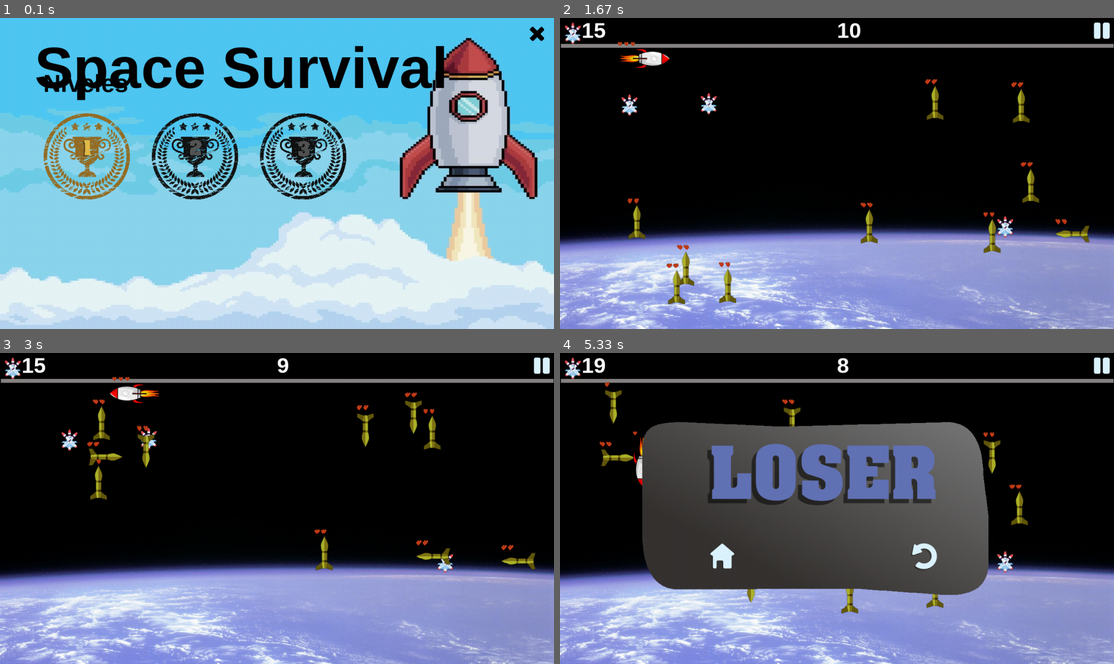
Above: before the commit, frames 1-4 (two rows, left to right).
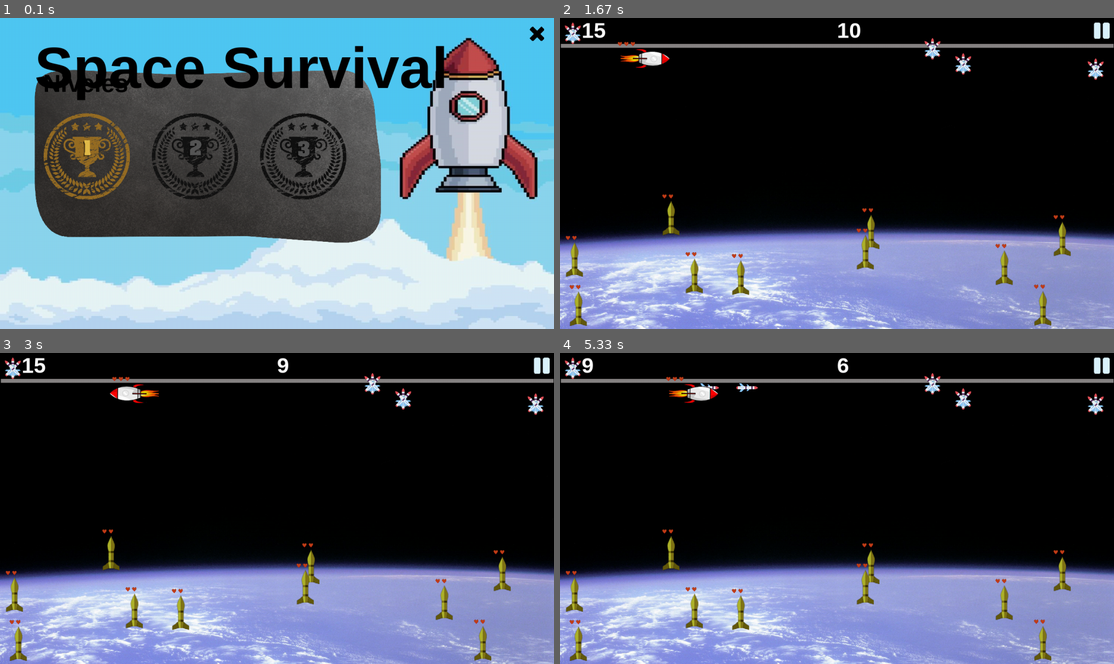
Above: after the commit, the same moments.

Repository: FrancoBulotas/juegos_pygame
Game: pygame game, started from juego_final/main.py
The game is run twice, just before and just after one commit, with the same random seed, the same clock (stepped at 60 frames per second) and the same inputs.
Inputs (mouse positions are in pixels of both pictures, inside the frame that each line leads up to):
- Up to frame 1 (0.1 s): no input
- Up to frame 2 (1.67 s): press the mouse at (648, 161) at 0.37 s; move the mouse to (770, 201) at 0.47 s; release the mouse at (892, 241) at 0.6 s; press the mouse at (1102, 30) at 0.7 s; move the mouse to (986, 89) at 0.8 s; release the mouse at (875, 148) at 0.93 s; click (925, 220) at 1.05 s; hold D from 1.33 s (still down)
- Up to frame 3 (3 s): release D at 1.8 s; hold W 1.83-2.13 s; hold D 2.17-2.63 s; hold A from 2.67 s (still down)
- Up to frame 4 (5.33 s): release A at 3.2 s; hold S 3.23-3.53 s; tap Space at 3.57, 3.97, 4.27, 4.4, 4.8, 5.1 s; hold A 3.9-4.3 s; hold W 4.33-4.7 s; hold D from 4.73 s (still down)

The runs differ from the first frame. In frame 1, 28% of the frame differs, in the area x 6-69%, y 16-73%; in frame 2, 3.9%; in frame 3, 3.9%; in frame 4, 36%, in the area x 1-99%, y 1-100%.

Commit message:
primer nivel casi listo

Diff:
--- a/juego_final/constantes.py
+++ b/juego_final/constantes.py
@@ -14,7 +14,7 @@
 ALTURA_MENU_SUPERIOR = 80
 
 VELOCIDAD_PERSONAJE = 7
-VELOCIDAD_ENEMIGO = 3
+VELOCIDAD_ENEMIGO = 0
 VIDAS_PERSONAJE = 3
 VIDA_ENEMIGO = 2
 MUNICION_PERSONAJE = 15
--- a/juego_final/enemigos.py
+++ b/juego_final/enemigos.py
@@ -4,7 +4,7 @@
 from vida import Vida
 
 
-class Enemigo(pygame.sprite.Sprite):
+class Misil(pygame.sprite.Sprite):
     def __init__(self):
         super().__init__()
         self.image = pygame.image.load(RECURSOS + "enemigos\\cohete-arriba.png")
@@ -25,7 +25,7 @@
         self.rect = self.image.get_rect()
         self.rect.x = random.randint(0, ANCHO_PANTALLA - self.rect.width)
         self.rect.y = random.randint((ALTO_PANTALLA - 300), ALTO_PANTALLA - self.rect.height)
-        self.mask_misil = pygame.mask.from_surface(self.image)
+        #self.mask = pygame.mask.from_surface(self.image)
 
         self.velocidad_x = random.randint(-VELOCIDAD_ENEMIGO, VELOCIDAD_ENEMIGO)
         self.velocidad_y = random.randint(-VELOCIDAD_ENEMIGO, VELOCIDAD_ENEMIGO)
@@ -59,16 +59,17 @@
             self.velocidad_y *= -1
             self.image = self.imagen_arriba
 
-        # Verifico si la bala del personaje le pega al misil
-        for bala in grupo_balas:
-            if self.rect.colliderect(bala.rect):
-                self.vida -= 1
+        # # Verifico si la bala del personaje le pega al misil
+        # for bala in grupo_balas:
+        #     #if pygame.sprite.collide_mask(bala, self.mask):
+        #     if bala.rect.colliderect(self.rect):
+        #         self.vida -= 1
 
-                for vida in self.vidas_misil: # Eliminamos la imagen de la vida del misil al que el personaje impacta con sus balas
-                    vida.kill()
-                    break
+        #         for vida in self.vidas_misil: # Eliminamos la imagen de la vida del misil al que el personaje impacta con sus balas
+        #             vida.kill()
+        #             break
 
-                bala.kill()
+        #         bala.kill()
         #si se queda sin vida chau misil
         if self.vida <= 0:
             self.kill()
--- a/juego_final/main(viejo).py
+++ b/juego_final/main(viejo).py
@@ -1,7 +1,7 @@
 import pygame
 from pygame.locals import *
 from personaje import Personaje, BalaExtra
-from enemigos import Enemigo
+from enemigos import Misil
 from constantes import *
 from menu import Menu
 from niveles import *
--- a/juego_final/main.py
+++ b/juego_final/main.py
@@ -49,10 +49,12 @@
 
                 if menu.seleccion is not None and menu.seleccion == "salir":
                     juego_corriendo = False
-                elif menu.seleccion is not None and menu.seleccion.texto == "NIVEL I":
+                elif menu.seleccion is not None and menu.seleccion == "NIVEL I":
                     ingreso_nivel_uno = True
                     menu_activo = False
                 #elif menu.seleccion is not None and menu.seleccion.texto == "Primer Nivel":
+
+                menu.seleccion = ""
 
     # Control del tiempo
     tiempo_transcurrido = pygame.time.get_ticks() - tiempo_inicial  # Tiempo en milisegundos transcurridos desde el inicio del juego
@@ -76,6 +78,7 @@
                     nivel_uno.nivel_terminado = True
                     menu_activo = False
 
+
     pygame.display.flip() # Actualizar la pantalla
     reloj.tick(60)
 
--- a/juego_final/menu.py
+++ b/juego_final/menu.py
@@ -21,6 +21,11 @@
     def dibujar(self):
         PANTALLA_JUEGO.blit(self.imagen_cerrar, self.rect_cerrar)
 
+        imagen_fondo_niveles =  pygame.image.load(RECURSOS + "menu\\fondo-menu-fin-1.png")
+        imagen_fondo_niveles = pygame.transform.scale(imagen_fondo_niveles, (800, 400))
+        PANTALLA_JUEGO.blit(imagen_fondo_niveles, (80, ALTO_PANTALLA - 600))
+
+
         fuente_titulo = pygame.font.SysFont("Arial Black", 120)
         texto_titulo = fuente_titulo.render("Space Survival", True, (0,0,0))
         PANTALLA_JUEGO.blit(texto_titulo, (80,40))
@@ -39,7 +44,7 @@
 
         for opcion in self.opciones:
             if opcion.esta_seleccionado(mouse_pos):
-                self.seleccion = opcion
+                self.seleccion = opcion.texto
 
 
 # Clase para representar una opción del menú
--- a/juego_final/nivel_uno.py
+++ b/juego_final/nivel_uno.py
@@ -3,7 +3,7 @@
 from pygame.locals import *
 from personaje import Personaje, BalaExtra
 from vida import Vida
-from enemigos import Enemigo
+from enemigos import Misil
 
 
 class NivelUno:
@@ -31,7 +31,7 @@
         self.grupo_misiles = pygame.sprite.Group()
         # Crear misiles
         for i in range(CANTIDAD_MISILES_NIVEL_UN0):
-            misil = Enemigo()
+            misil = Misil()
             self.grupo_misiles.add(misil)
         # Variables de estado del juego
         self.cronometro = TIEMPO_NIVEL_UNO
@@ -45,6 +45,7 @@
         self.juego_en_pausa = False
 
 
+
     def desarrollo(self, mouse_pos, nivel_uno) -> bool:
         """
         - Se encarga de la ejecucion principal del nivel uno.
@@ -55,8 +56,8 @@
         if not self.juego_en_pausa:
             #self.verificar_colisiones(mouse_pos)
             # Chequear variables del estado del juego
-            self.nivel_terminado, self.cronometro, self.resultado_ganador = self.chequeo_estado_juego()
-            if  self.nivel_terminado:
+            self.chequeo_estado_juego()
+            if self.nivel_terminado:
                 return  self.nivel_terminado, self.resultado_ganador
 
             PANTALLA_JUEGO.blit(self.fondo, (0, ALTURA_MENU_SUPERIOR - 10)) # Fondo de pantalla
@@ -64,12 +65,11 @@
 
             # Agregamos municion extra
             self.grupo_balas_extra.update()
-
+            # Actualizamos balas del personaje
+            self.grupo_balas_personaje.update()
             # Actualizar y dibujar los misiles, balas y vidas
-            for i in range(VIDA_ENEMIGO):
-                self.grupo_misiles.update(self.grupo_balas_personaje)
-
-            self.grupo_balas_personaje.update()
+
+            self.grupo_misiles.update(self.grupo_balas_personaje)
 
             for i in range(len(self.vidas_personaje)):
                 self.vidas_personaje.update(self.personaje, i)
@@ -79,34 +79,40 @@
 
             # Actualizar la posición del personaje
             self.personaje.chequeo_teclas(self.grupo_balas_personaje)
-        # else:
-        #     self.menu_fin(mouse_pos)
-        # Verificar colisiones
+
+
         self.verificar_colisiones(mouse_pos)
 
         return self.nivel_terminado, self.resultado_ganador
 
 
-    def chequeo_estado_juego(self) -> bool and int:
+    def chequeo_estado_juego(self) -> None:
         """
         - Se encarga de verificar si el nivel termino o no en base a vida, cantidad de enemigos, municion y tiempo.
         - No recibe nada.
-        - Retorna si el nivel termino o no(bool), el cronometro(int) y el resultado(bool).
+        - No retorna nada.
         """
         # Verificar el número de vidas del personaje
         if self.vida_personaje <= 0:
-                # nivel_terminado, cronometro, resultado_ganador
-            return True, 0, False
+            self.nivel_terminado = True
+            self.cronometro = 0
+            self.resultado_ganador = True
+
         elif len(self.grupo_misiles) <= 0:
-            # Unica forma de ganar
-            return True, 0, True
+            self.nivel_terminado = True
+            self.cronometro = 0
+            self.resultado_ganador = True
+
         # si se queda sin balas
         elif len(self.grupo_misiles) > 0 and (self.personaje.contador_municion == 0 and len(self.grupo_balas_extra) == 0):
-            return True, 0, False
+            self.nivel_terminado = True
+            self.cronometro = 0
+            self.resultado_ganador = False
+
         elif self.cronometro < 0:
-            return True, -1, False
-
-        return False, self.cronometro, self.resultado_ganador
+            self.nivel_terminado = True
+            self.cronometro = -1
+            self.resultado_ganador = False
 
 
     def verificar_colisiones(self, mouse_pos) -> None:
@@ -118,12 +124,10 @@
         # Obtener la posición del personaje y los objetos
         posicion_personaje = self.personaje.rect
 
-        # pygame.sprite.spritecollide(self.personaje, self.grupo_misiles, False, pygame.sprite.collide_mask)
         for misil in self.grupo_misiles:
             if not misil.colision and pygame.sprite.collide_mask(self.personaje, misil):
                 # Sacamos de a una vida si hubo un choque
                 for vidas in self.vidas_personaje:
-                    print(self.vida_personaje)
                     vidas.kill()
                     break
                 self.vida_personaje -= 1
@@ -132,9 +136,8 @@
             if not pygame.sprite.collide_mask(self.personaje, misil):
                 misil.colision = False
 
-        # Verificar colisiones entre personaje y balas extra
         for bala_extra in self.grupo_balas_extra:
-            if posicion_personaje.colliderect(bala_extra.rect):
+            if pygame.sprite.collide_mask(self.personaje, bala_extra):
                 self.personaje.contador_municion += MUNICION_POR_BALAS_EXTRA
                 bala_extra.kill()
 
@@ -143,6 +146,16 @@
             self.juego_en_pausa = True
             self.nivel_terminado = True
 
+        # Verifico si la bala del personaje le pega al misil
+        for bala in self.grupo_balas_personaje:
+            for misil in self.grupo_misiles:
+                if pygame.sprite.collide_mask(bala, misil):
+                    misil.vida -= 1
+                    for vida in misil.vidas_misil: # Eliminamos la imagen de la vida del misil al que el personaje impacta con sus balas
+                        vida.kill()
+                        break
+
+                    bala.kill()
 
 
     def dibujar_barra_superior(self) -> None:
@@ -180,63 +193,61 @@
         - Recibe la posicion del mouse.
         - Retorna si el menu esta activo(bool), si el nivel termino(bool) y la instacia del nivel uno creada nuevamente.
         """
-        imagen_fondo_menu =  pygame.image.load(RECURSOS + "menu\\fondo-menu-fin.png")
+        imagen_fondo_menu =  pygame.image.load(RECURSOS + "menu\\fondo-menu-fin-1.png")
         imagen_fondo_menu = pygame.transform.scale(imagen_fondo_menu, (800, 400))
         PANTALLA_JUEGO.blit(imagen_fondo_menu, ((ANCHO_PANTALLA // 2) - 450, ALTO_PANTALLA // 2 - 200))
-
 
         imagen_volver_a_jugar = pygame.image.load(RECURSOS + "menu\\repeat.png")
         rect_volver_a_jugar = imagen_volver_a_jugar.get_rect()
         rect_volver_a_jugar.x = (ANCHO_PANTALLA // 2) + 170
         rect_volver_a_jugar.y = (ALTO_PANTALLA // 2) + 80
-        if not self.juego_en_pausa:
-            PANTALLA_JUEGO.blit(imagen_volver_a_jugar, rect_volver_a_jugar)
+        PANTALLA_JUEGO.blit(imagen_volver_a_jugar, rect_volver_a_jugar)
 
         imagen_volver_al_menu = pygame.image.load(RECURSOS + "menu\\home.png")
         rect_volver_al_menu = imagen_volver_al_menu.get_rect()
-        rect_volver_al_menu.x = (ANCHO_PANTALLA // 2) - 300
+        rect_volver_al_menu.x = (ANCHO_PANTALLA // 2) - 350
         rect_volver_al_menu.y = (ALTO_PANTALLA // 2) + 80
         PANTALLA_JUEGO.blit(imagen_volver_al_menu, rect_volver_al_menu)
 
+        imagen_play = pygame.image.load(RECURSOS + "menu\\play.png")
+        rect_play = imagen_play.get_rect()
+        rect_play.x = (ANCHO_PANTALLA // 2) - 90
+        rect_play.y = ALTO_PANTALLA // 2 + 80
+        if self.juego_en_pausa and self.nivel_terminado: #and not self.menu_activo:
+            PANTALLA_JUEGO.blit(imagen_play, rect_play)
+
+
         if self.resultado_ganador and not self.juego_en_pausa:
             imagen_ganador = pygame.image.load(RECURSOS + "menu\\WINNER.png")
-            PANTALLA_JUEGO.blit(imagen_ganador, ((ANCHO_PANTALLA // 2) - 350, ALTO_PANTALLA // 2 - 150))
+            PANTALLA_JUEGO.blit(imagen_ganador, ((ANCHO_PANTALLA // 2) - 370, ALTO_PANTALLA // 2 - 150))
 
         elif not self.resultado_ganador and not self.juego_en_pausa:
             imagen_perdedor = pygame.image.load(RECURSOS + "menu\\LOSER.png")
-            PANTALLA_JUEGO.blit(imagen_perdedor, ((ANCHO_PANTALLA // 2) - 300, ALTO_PANTALLA // 2 - 150))
-
-
-        if self.juego_en_pausa and self.nivel_terminado:
-            imagen_pausa = pygame.image.load(RECURSOS + "menu\\play.png")
-            rect_play = imagen_pausa.get_rect()
-            rect_play.x = (ANCHO_PANTALLA // 2) + 170
-            rect_play.y = ALTO_PANTALLA // 2 + 80
-            PANTALLA_JUEGO.blit(imagen_pausa, rect_play)
+            PANTALLA_JUEGO.blit(imagen_perdedor, ((ANCHO_PANTALLA // 2) - 320, ALTO_PANTALLA // 2 - 150))
+
 
         if pygame.mouse.get_pressed()[0]:
-            if rect_volver_a_jugar.collidepoint(mouse_pos) and not self.juego_en_pausa:
+            if rect_volver_a_jugar.collidepoint(mouse_pos):
                 nivel_uno = NivelUno()
                 self.menu_activo = False
                 self.nivel_terminado = False
-                return self.menu_activo, self.nivel_terminado, nivel_uno
-            # elif rect_volver_a_jugar.collidepoint(mouse_pos) and self.juego_en_pausa:
-            #     self.menu_activo = False
-            #     self.nivel_terminado = False
-            #     return self.menu_activo, self.nivel_terminado, self.nivel_uno
+                return self.menu_activo, self.nivel_terminado, nivel_uno,
+
             if rect_play.collidepoint(mouse_pos) and self.juego_en_pausa:
                 self.juego_en_pausa = False
                 self.menu_activo = False
                 self.nivel_terminado = False
-                return self.menu_activo, self.nivel_terminado, self.nivel_uno
+                return self.menu_activo, self.nivel_terminado, self.nivel_uno,
 
             if rect_volver_al_menu.collidepoint(mouse_pos):
                 nivel_uno = NivelUno()
                 self.menu_activo = True
                 self.nivel_terminado = False
-                return self.menu_activo, self.nivel_terminado, nivel_uno
-
-
+                return self.menu_activo, self.nivel_terminado, nivel_uno,
+
+
+    def recursos_menu_fin(self):
+        pass
 
     # ------------------------------VERIFICAR COLISIONES ANTES DE MASKS----------------------------------------------------------
         # Verificar colisiones entre el personaje y los misiles
@@ -254,3 +265,10 @@
         #     # Si el misil no le esta pegando al personaje, misil.colision vuelve a false.
         #     if not posicion_personaje.colliderect(posicion_misil):
         #         misil.colision = False
+
+
+        # Verificar colisiones entre personaje y balas extra
+        # for bala_extra in self.grupo_balas_extra:
+        #     if posicion_personaje.colliderect(bala_extra.rect):
+        #         self.personaje.contador_municion += MUNICION_POR_BALAS_EXTRA
+        #         bala_extra.kill()
--- a/juego_final/niveles(viejo).py
+++ b/juego_final/niveles(viejo).py
@@ -3,7 +3,7 @@
 from pygame.locals import *
 from personaje import Personaje, BalaExtra
 from vida import Vida
-from enemigos import Enemigo
+from enemigos import Misil
 
 def generar_elementos_nivel_uno():
     # Crear el personaje
@@ -26,7 +26,7 @@
     grupo_misiles = pygame.sprite.Group()
     # Crear misiles
     for i in range(CANTIDAD_MISILES_NIVEL_UN0):
-        misil = Enemigo()
+        misil = Misil()
         grupo_misiles.add(misil)
 
     return personaje, grupo_balas, grupo_balas_extra, vidas_personaje, grupo_misiles
--- a/juego_final/personaje.py
+++ b/juego_final/personaje.py
@@ -11,7 +11,7 @@
         self.image = pygame.transform.scale(self.image, (50, 100))
         self.rect = self.image.get_rect()
         # Creamos el mask del personaje
-        self.mask_nave = pygame.mask.from_surface(self.image)
+        #self.mask_nave = pygame.mask.from_surface(self.image)
 
         self.vida = VIDAS_PERSONAJE
         self.misil_disparado = False
@@ -128,6 +128,7 @@
         self.rect = self.image.get_rect()
         self.rect.x = x
         self.rect.y = y
+        #self.mask = pygame.mask.from_surface(self.image)
         self.direccion_x = dir_x
         self.direccion_y = dir_y
         self.municion = MUNICION_PERSONAJE
Empty file added: juego_final/nivel_dos.py
Binary file changed: juego_final/recursos/menu/LOSER.png
Binary file changed: juego_final/recursos/menu/WINNER.png
Binary file added: juego_final/recursos/menu/fondo-menu-fin-1.png
Binary file added: juego_final/recursos/menu/fondo-menu-fin-2.png
Binary file added: juego_final/recursos/menu/fondo-menu-fin-3.png
Binary file changed: juego_final/recursos/menu/fondo-menu-fin.png
Binary file changed: juego_final/recursos/menu/play.png
